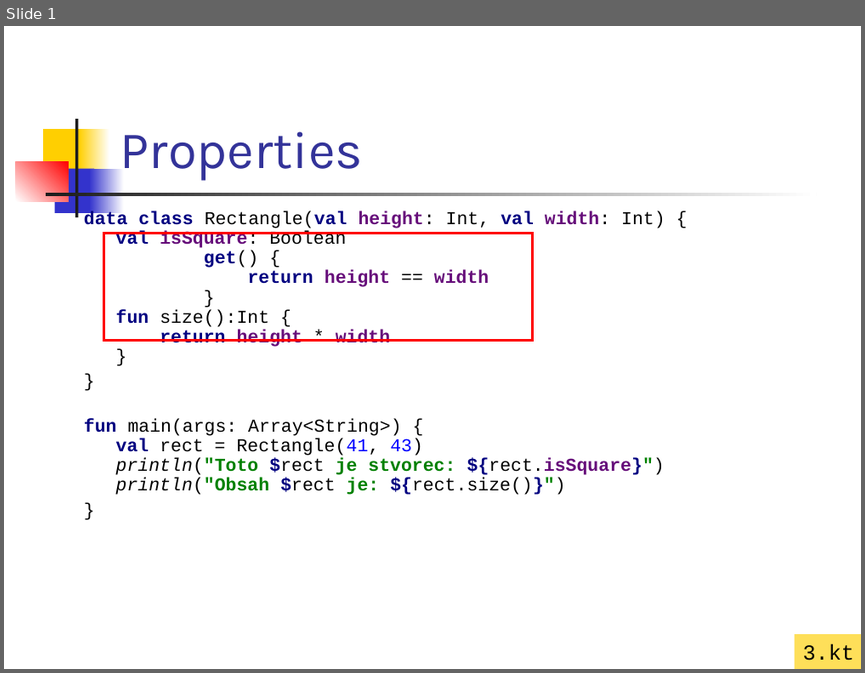
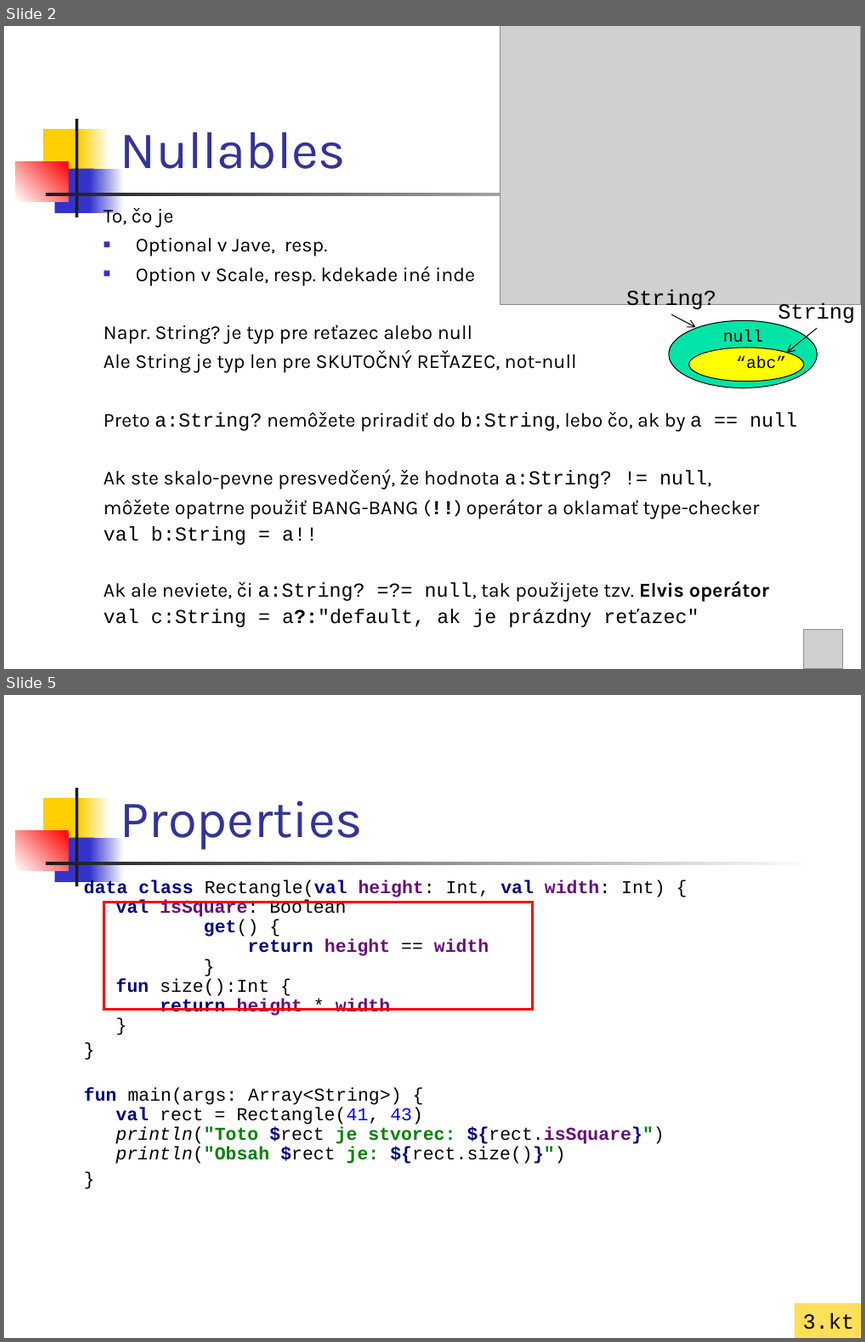
Before and after one commit to vmandro/Prednasky, a slide deck: 02/02_Kotlin.ppt. Shown one above the other, each under a label of ours: slide 1 before the commit, slides 2 and 5 after it; the slides between them are not shown. The pictures are 865x673 and 865x1342 pixels, drawn with LibreOffice and Linux fonts; fonts in the diff are those of the drawing; grey boxes stand for pictures. Boxes give left, top, right and bottom in pixels: in the first picture for what was removed or moved away, otherwise in the second. Text is boxed around its words. In the diff, an @@ line names an element or a change of style, - is before the commit and + after.

```diff
--- a/02/02_Kotlin.ppt
+++ b/02/02_Kotlin.ppt
@@ slide 2 added at (4,26,861,669), background #FFFFFF; not listed: 7 template elements that a slide beside it also shows @@
@@ picture added at (500,26,861,305) @@
@@ title added at (120,132,346,169), 44 pt, text #333399 @@
+Nullables
@@ text added at (103,205,797,627), 16.6 pt, text #000000 @@
+To, čo je
+■ Optional v Jave, resp.
+■ Option v Scale, resp. kdekade iné inde
+Napr. String? je typ pre reťazec alebo null
+Ale String je typ len pre SKUTOČNÝ REŤAZEC, not-null
+Preto a:String? nemôžete priradiť do b:String, lebo čo, ak by a == null
+Ak ste skalo-pevne presvedčený, že hodnota a:String? != null,
+môžete opatrne použiť BANG-BANG (!!) operátor a oklamať type-checker
+val b:String = a!!
+Ak ale neviete, či a:String? =?= null, tak použijete tzv. Elvis operátor
+val c:String = a?:"default, ak je prázdny reťazec"
@@ text added at (626,290,716,312), 18 pt, text #000000 @@
+String?
@@ text added at (778,303,855,326), 18 pt, text #000000 @@
+String
@@ ellipse added at (669,321,817,388), fill #00E4A8, outline #000000 0.74 pt @@
@@ arrow added from (671, 315) to (695, 327), #000000 0.74 pt @@
@@ text added at (723,329,763,341), 14 pt, text #000000 @@
+null
@@ arrow added from (817, 328) to (787, 352), #000000 0.74 pt @@
@@ ellipse added at (688,347,803,380), fill #FFFF00, outline #000000 0.74 pt @@
@@ text added at (736,356,786,369), 14 pt, text #000000 @@
+“abc”
@@ picture added at (803,630,843,669) @@
@@ what was slide 1 is now slide 5 @@
```
Also in this commit, not shown: 1 slide changed, 3 other slides added, 7 other files.
